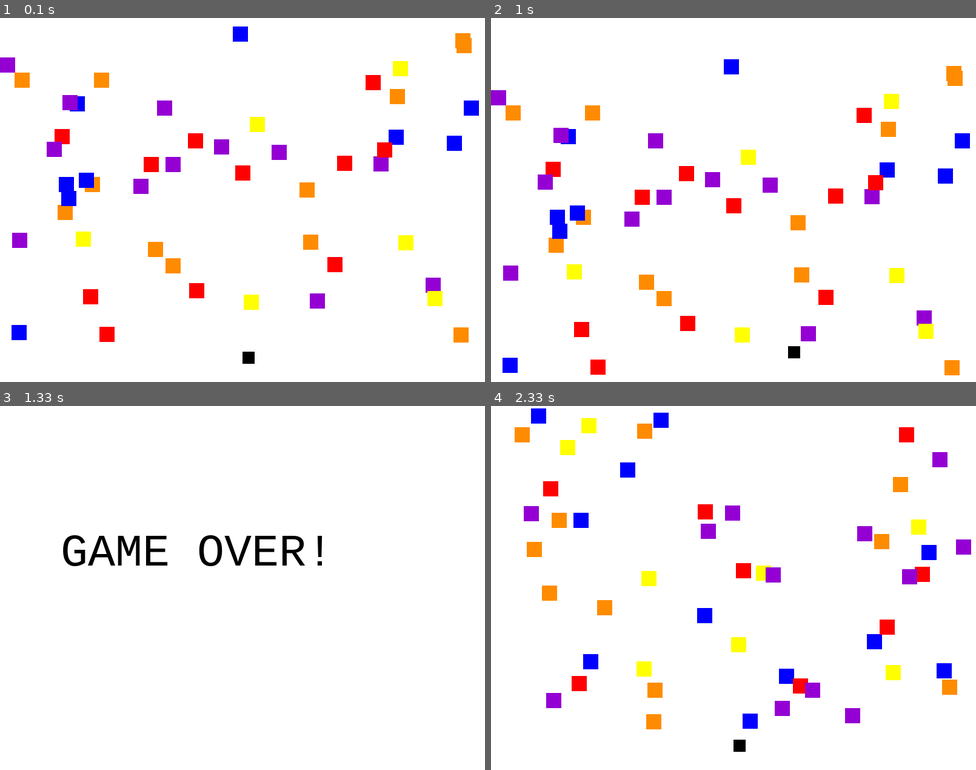
Above: before the commit, frames 1-4 (two rows, left to right).
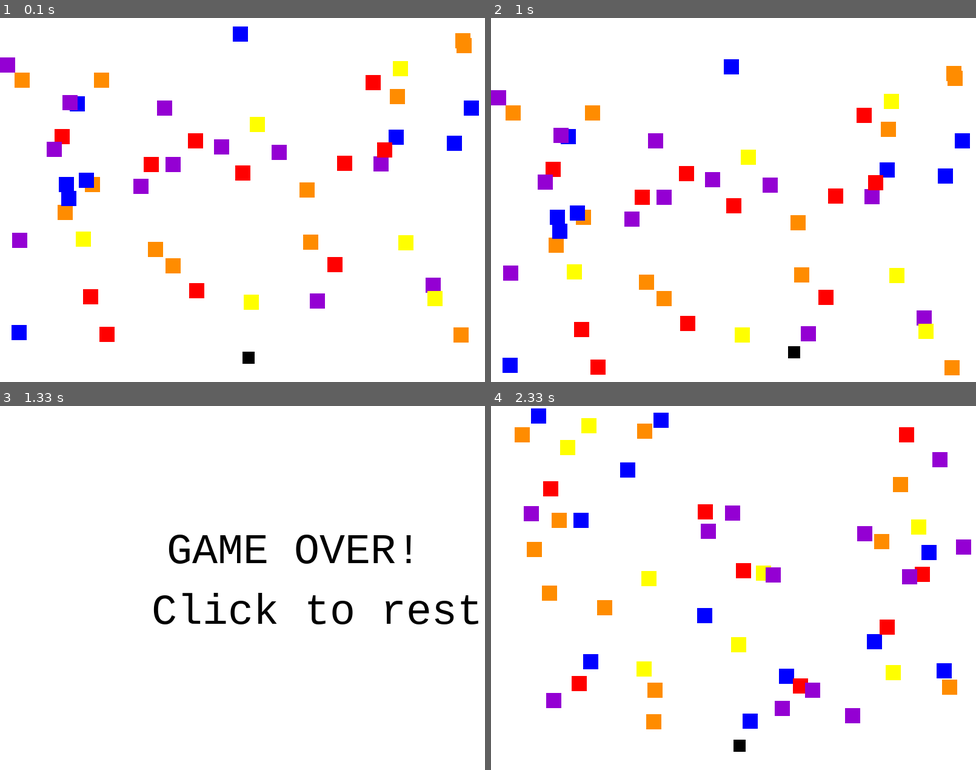
Above: after the commit, the same moments.

Repository: julesWu/Project-4-Pygame
Game: pygame game, started from pygame.source.code.py
Two runs of this game, one before a commit and one after it. Both use one fixed random seed, a clock stepped at 60 frames per second and the inputs below.
Inputs (mouse positions are in pixels of both pictures, inside the frame that each line leads up to):
- Up to frame 1 (0.1 s): no input
- Up to frame 2 (1 s): hold Right 0.33-0.8 s; hold Up from 0.83 s (still down)
- Up to frame 3 (1.33 s): release Up at 1.13 s; hold Right from 1.17 s (still down)
- Up to frame 4 (2.33 s): release Right at 1.63 s; click (617, 591) at 2.3 s

Frames 1-2 are identical in both runs. In frame 3, 3.8% of the frame differs, in the area x 13-99%, y 35-60%; in frame 4, nothing differs.

Commit message:
commented on a portion of the code and changed the display messages

Diff:
--- a/pygame.source.code.py
+++ b/pygame.source.code.py
@@ -27,24 +27,27 @@
 D_TURQ	  = (  0, 206,  209)
 
 BACKG_COLOR1 = WHITE
-BACKG_COLOR2 = BLACK
 
 #Initialize Font Module
 pygame.font.init()
 #Specify the font that you want and size
-myfont = pygame.font.SysFont("monospace", 75)
-
-
+myfont = pygame.font.SysFont("monospace", 70)
+
+#A class definition for the cubes in my game
 class Cube(pygame.sprite.Sprite):
+	#default constructor for cube class
 	def __init__(self, color, width, height):
 		pygame.sprite.Sprite.__init__(self)
 		self.image = pygame.Surface([width, height])
 		self.image.fill(color)
 		self.rect = self.image.get_rect()
 
+	#updating cubes to move them down the screen
 	def update(self):
 		self.rect.y +=3
+		#if they are already off the screen
 		if self.rect.y > 610:
+			#reset their y position
 			self.rect.y = -25
 
 class Player(pygame.sprite.Sprite):
@@ -172,8 +175,10 @@
 		screen.fill(WHITE)
 
 		if self.game_over:
-			label = myfont.render("GAME OVER!", 1, BLACK)
-			screen.blit(label, (100, 200))
+			label = myfont.render("GAME OVER! ", 1, BLACK)
+			restart = myfont.render("Click to restart.", 1, BLACK)
+			screen.blit(label, (275, 200))
+			screen.blit(restart, (250, 300))
 
 		if not self.game_over:
 			screen.fill(WHITE)
@@ -182,13 +187,18 @@
 		pygame.display.flip()
 
 def main():
+	pygame.mixer.pre_init(44100, 16, 2, 4096)
 	pygame.init()
 	screen = pygame.display.set_mode([WIDTH, HEIGHT])
 	pygame.display.set_caption("Cube Runner")
 	#background_music = pygame.mixer.Sound("explosions.wav")
 	done = False
 	clock = pygame.time.Clock()
-	pygame.time.set_timer(USEREVENT+1, 15000)
+	pygame.time.set_timer(USEREVENT+1, 25000)
+
+	#pygame.mixer.music.load("background.mp3")
+	#pygame.mixer.music.set_volume(0.5)
+	#pygame.mixer.music.play(-1)
 
 	game = Game()
 
